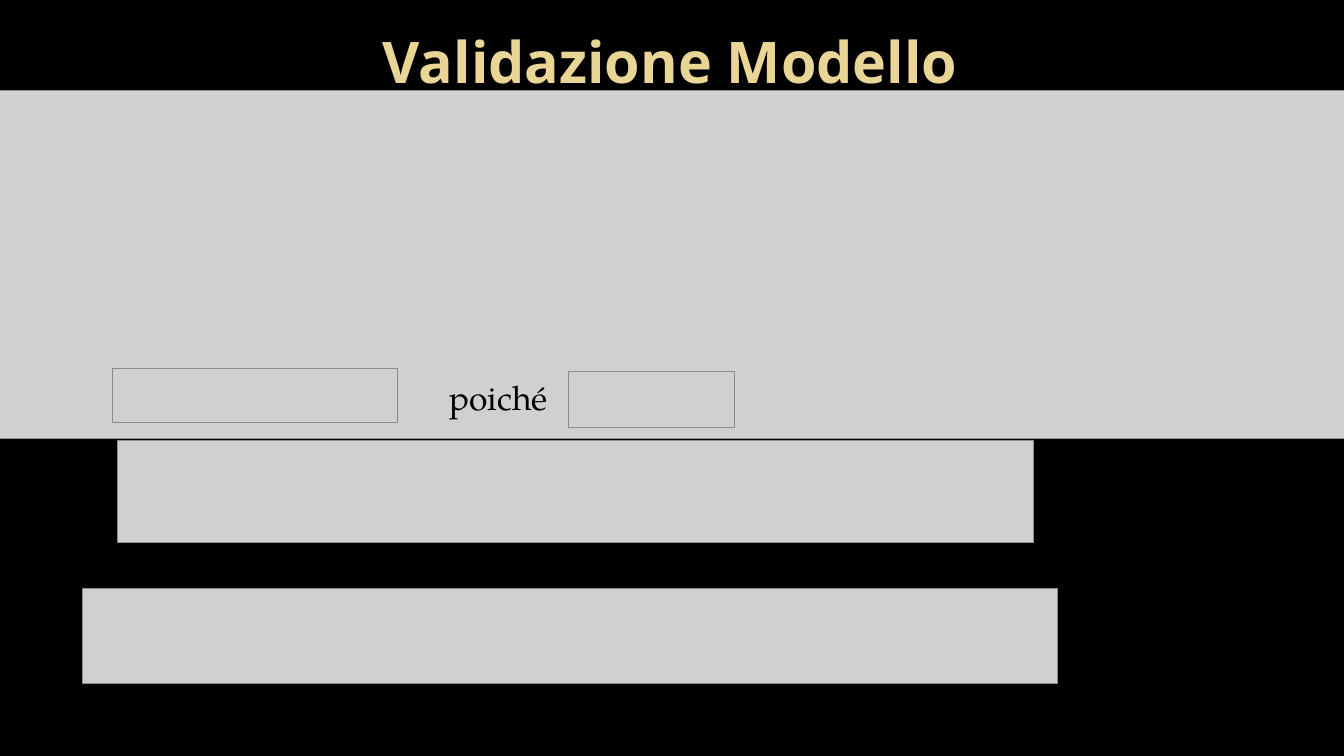
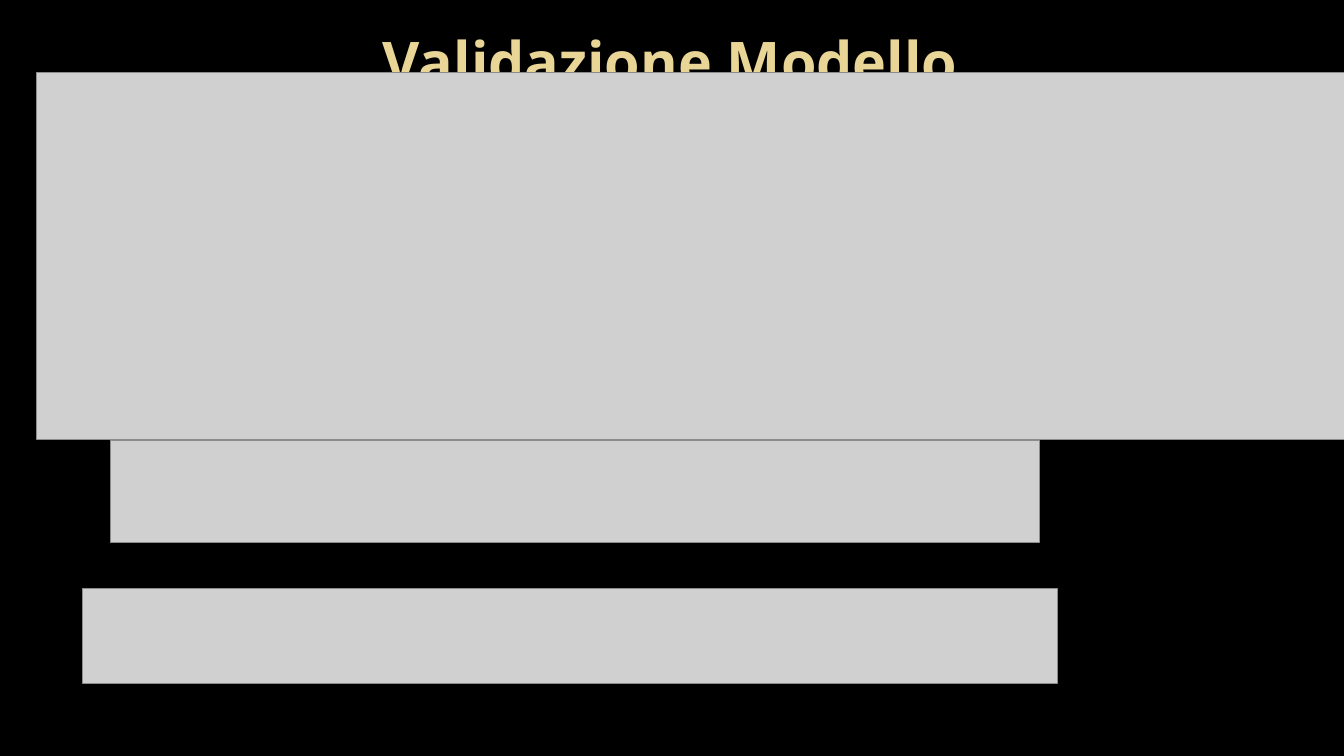
Before and after one commit to alexiey91/Progetto-MPSR, a slide deck: slide 20 of Presentazione/Presentazione - FINALE.pptx. Drawn at 1344x756 pixels with LibreOffice and Linux fonts; fonts in the diff are those of the drawing; grey boxes stand for pictures; background and template pictures are left out. Boxes give left, top, right and bottom in pixels: in the first picture for what was removed or moved away, otherwise in the second. Text is boxed around its words. In the diff, an @@ line names an element or a change of style, - is before the commit and + after.

```diff
--- a/Presentazione/Presentazione - FINALE.pptx
+++ b/Presentazione/Presentazione - FINALE.pptx
@@ picture: place and size @@
-picture at bbox=[0, 91, 1344, 439]
+picture at bbox=[36, 73, 1344, 440]
@@ picture removed at bbox=[113, 368, 397, 422] @@
@@ text removed at bbox=[449, 385, 548, 420] @@
-poiché
@@ picture removed at bbox=[569, 371, 734, 427] @@
@@ picture: place and size @@
-picture at bbox=[117, 441, 1033, 542]
+picture at bbox=[111, 441, 1041, 542]
```
Also in this commit, not shown: 3 other slides changed, 3 other files.
